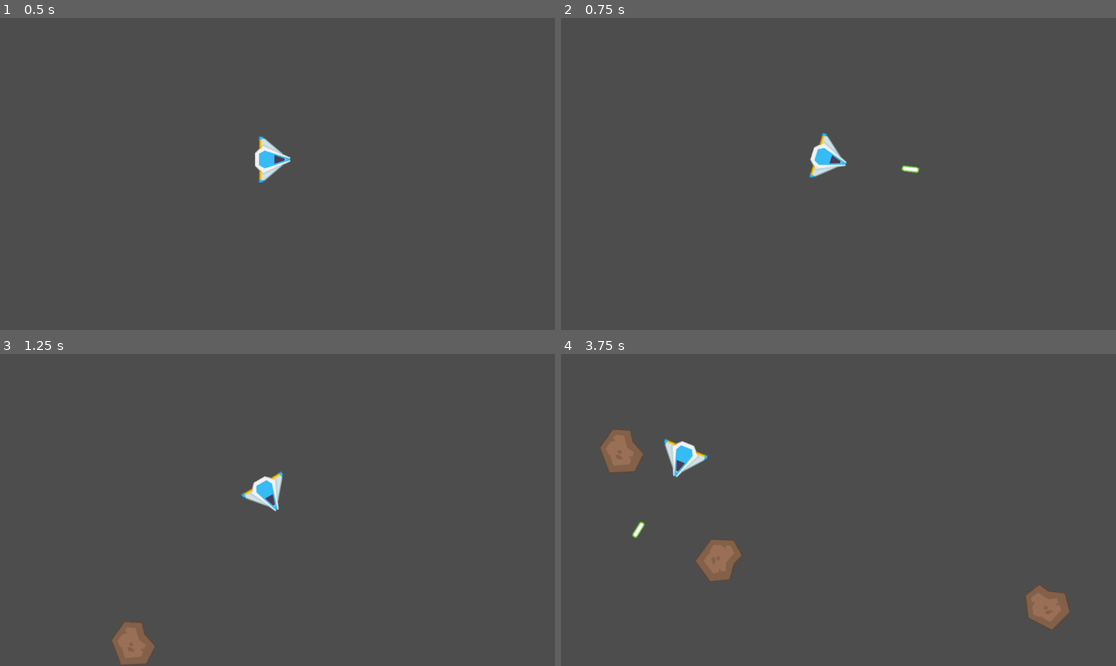
Above: before the commit, frames 1-4 (two rows, left to right).
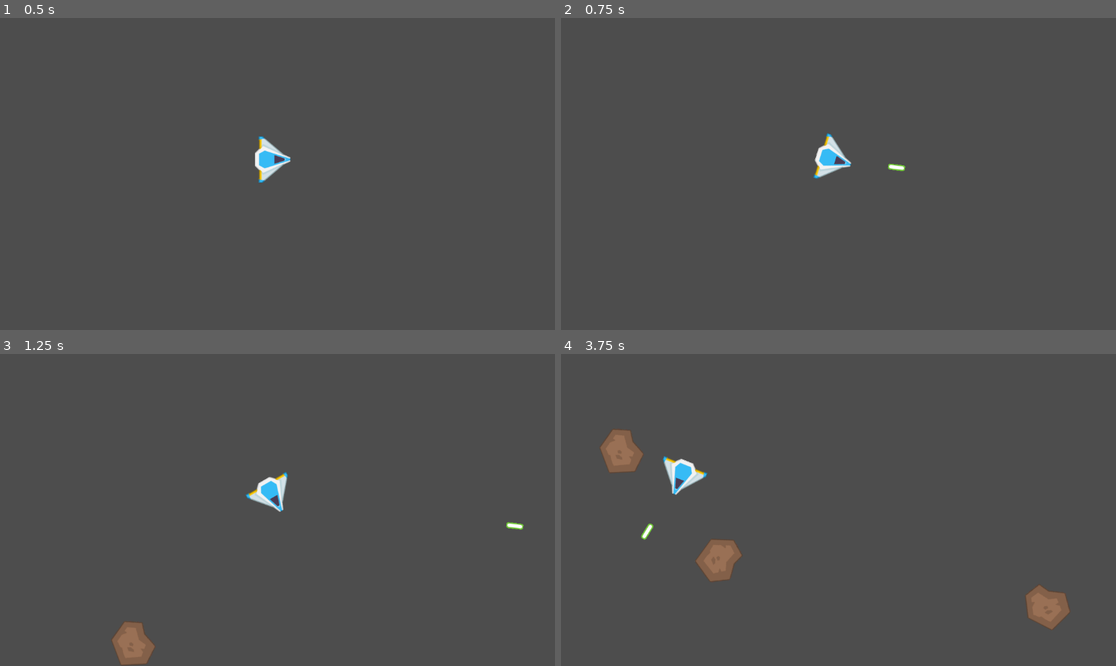
Above: after the commit, the same moments.

Repository: wsteo/asteroids-clone-godot
Game: Godot game, scene res://main.tscn
Two runs of this game, one before a commit and one after it. Both use one fixed random seed, a clock stepped at 60 frames per second and the inputs below.
Inputs:
- Up to frame 1 (0.5 s): no input
- Up to frame 2 (0.75 s): tap Enter at 0.5 s; hold D (right) from 0.53 s (still down); tap Space (shoot) at 0.6 s
- Up to frame 3 (1.25 s): keep holding D (right)
- Up to frame 4 (3.75 s): release D (right) at 1.28 s; hold S (down) 1.28-2.03 s; tap Space (shoot) every 0.75 s from 1.35 to 3.6 s; hold D (right) 2.03-2.78 s; hold W (up) 2.78-3.53 s; hold A (left) from 3.53 s (still down)

Frame 1 is identical in both runs. In frame 2, 0.6% of the frame differs, in the area x 44-65%, y 36-52%; in frame 3, 0.6%; in frame 4, 1.0%, in the area x 12-27%, y 26-60%.

Commit message:
Update bullet to use Area_2D node

Diff:
--- a/asteroid.tscn
+++ b/asteroid.tscn
@@ -6,10 +6,8 @@
 [sub_resource type="CircleShape2D" id="CircleShape2D_altf0"]
 radius = 43.0116
 
-[sub_resource type="CircleShape2D" id="CircleShape2D_napd1"]
-
-[node name="Asteroid" type="RigidBody2D"]
-collision_layer = 0
+[node name="Asteroid" type="RigidBody2D" groups=["asteroid"]]
+collision_layer = 2
 collision_mask = 0
 gravity_scale = 0.0
 script = ExtResource("1_lxvkg")
@@ -21,14 +19,5 @@
 
 [node name="CollisionShape2D" type="CollisionShape2D" parent="."]
 shape = SubResource("CircleShape2D_altf0")
-disabled = true
-
-[node name="Area2D" type="Area2D" parent="."]
-collision_layer = 2
-collision_mask = 0
-
-[node name="CollisionShape2D" type="CollisionShape2D" parent="Area2D"]
-shape = SubResource("CircleShape2D_napd1")
 
 [connection signal="body_entered" from="." to="." method="_on_body_entered"]
-[connection signal="area_entered" from="Area2D" to="." method="_on_area_2d_area_entered"]
--- /dev/null
+++ b/bullet_area_2d.gd
@@ -0,0 +1,21 @@
+extends Area2D
+
+@export var max_range = 1200.0
+@export var speed = 750.0
+@export var travelled_distance = 0.0
+
+func _physics_process(delta):
+	var distance = speed * delta
+	var motion = transform.x * speed * delta
+
+	position += motion
+
+	travelled_distance += distance
+	if travelled_distance > max_range:
+		queue_free()
+
+
+func _on_body_entered(body):
+	if (body.is_in_group("asteroid")):
+		print("hit")
+		queue_free()
--- /dev/null
+++ b/bullet_area_2d.tscn
@@ -0,0 +1,25 @@
+[gd_scene load_steps=4 format=3 uid="uid://dbnhmevnuvr3"]
+
+[ext_resource type="Script" path="res://bullet_area_2d.gd" id="1_0cbse"]
+[ext_resource type="Texture2D" uid="uid://dbsr22j585mht" path="res://kenney_space-shooter-redux/Spritesheet/sheet.png" id="1_ar211"]
+
+[sub_resource type="CapsuleShape2D" id="CapsuleShape2D_fnb7l"]
+radius = 6.0
+height = 36.0
+
+[node name="Bullet_Area2D" type="Area2D" groups=["bullet"]]
+collision_layer = 2
+collision_mask = 2
+script = ExtResource("1_0cbse")
+
+[node name="Sprite2D" type="Sprite2D" parent="."]
+rotation = 1.5708
+texture = ExtResource("1_ar211")
+region_enabled = true
+region_rect = Rect2(848.483, 738.727, 12.2969, 35.8096)
+
+[node name="CollisionShape2D" type="CollisionShape2D" parent="."]
+rotation = 1.5708
+shape = SubResource("CapsuleShape2D_fnb7l")
+
+[connection signal="body_entered" from="." to="." method="_on_body_entered"]
--- a/player.gd
+++ b/player.gd
@@ -18,6 +18,6 @@
 	if Input.is_action_just_pressed("shoot"):
 		var bullet = bullet_scene.instantiate()
 		get_parent().add_child(bullet)
+		add_child(bullet)
 		bullet.position = $BulletSpawnpoint.global_position
-		bullet.velocity = $BulletSpawnpoint.global_position - position
 		bullet.rotation = transform.get_rotation()
--- a/player.tscn
+++ b/player.tscn
@@ -2,14 +2,14 @@
 
 [ext_resource type="Script" path="res://player.gd" id="1_6jc2o"]
 [ext_resource type="Texture2D" uid="uid://dbsr22j585mht" path="res://kenney_space-shooter-redux/Spritesheet/sheet.png" id="1_x5038"]
-[ext_resource type="PackedScene" uid="uid://btnxfuk845t50" path="res://bullet.tscn" id="2_eu77q"]
+[ext_resource type="PackedScene" uid="uid://dbnhmevnuvr3" path="res://bullet_area_2d.tscn" id="2_wh04r"]
 
 [sub_resource type="RectangleShape2D" id="RectangleShape2D_ge7sp"]
 size = Vector2(96, 74)
 
 [node name="Player" type="CharacterBody2D"]
 script = ExtResource("1_6jc2o")
-bullet_scene = ExtResource("2_eu77q")
+bullet_scene = ExtResource("2_wh04r")
 
 [node name="Sprite2D" type="Sprite2D" parent="."]
 rotation = 1.5708
Not shown: 1 places in asteroid.tscn that only renumber resources
